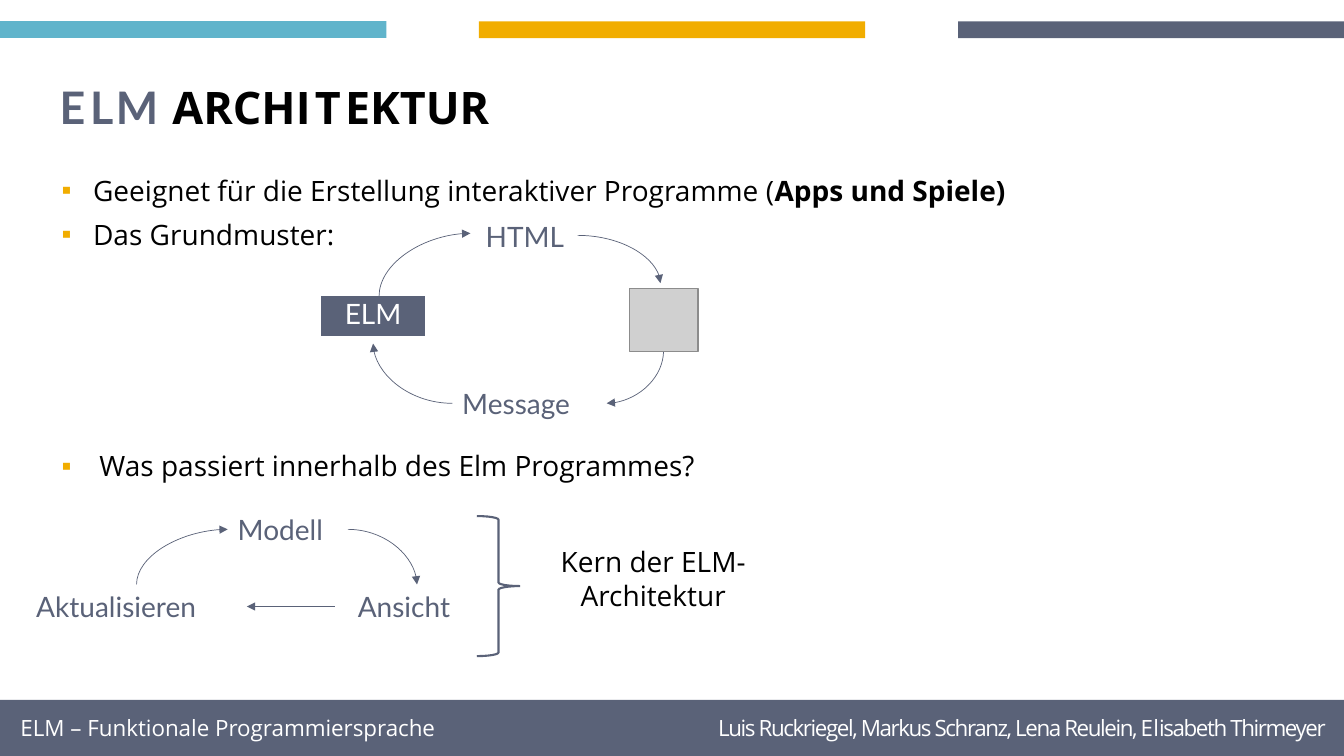
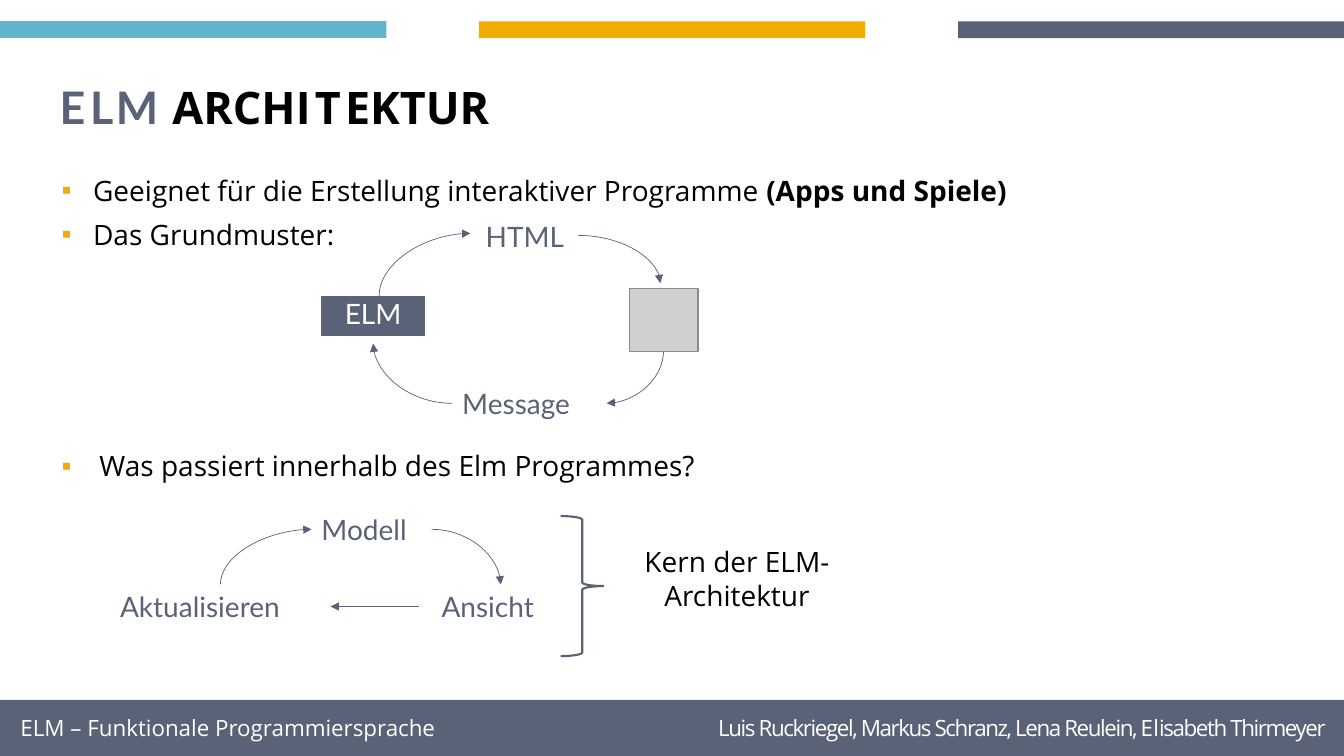
Before and after one commit to maadc/STA_Gruppe1, a slide deck: slide 9 of ORGINAL.pptx. Drawn at 1344x756 pixels with LibreOffice and Linux fonts; fonts in the diff are those of the drawing; grey boxes stand for pictures; background and template pictures are left out. Boxes give left, top, right and bottom in pixels: in the first picture for what was removed or moved away, otherwise in the second. Text is boxed around its words. In the diff, an @@ line names an element or a change of style, - is before the commit and + after.

```diff
--- a/ORGINAL.pptx
+++ b/ORGINAL.pptx
@@ text at (93, 179, 1007, 208): bold on in "(Apps" @@
@@ 4 texts, 2 curved arrows, 1 right brace, 1 arrow: place and size @@
-4 texts, 2 curved arrows, 1 right brace, 1 arrow at (36, 516, 745, 656)
+4 texts, 2 curved arrows, 1 right brace, 1 arrow at (120, 516, 829, 656)
```
Also in this commit, not shown: 6 other slides changed.
